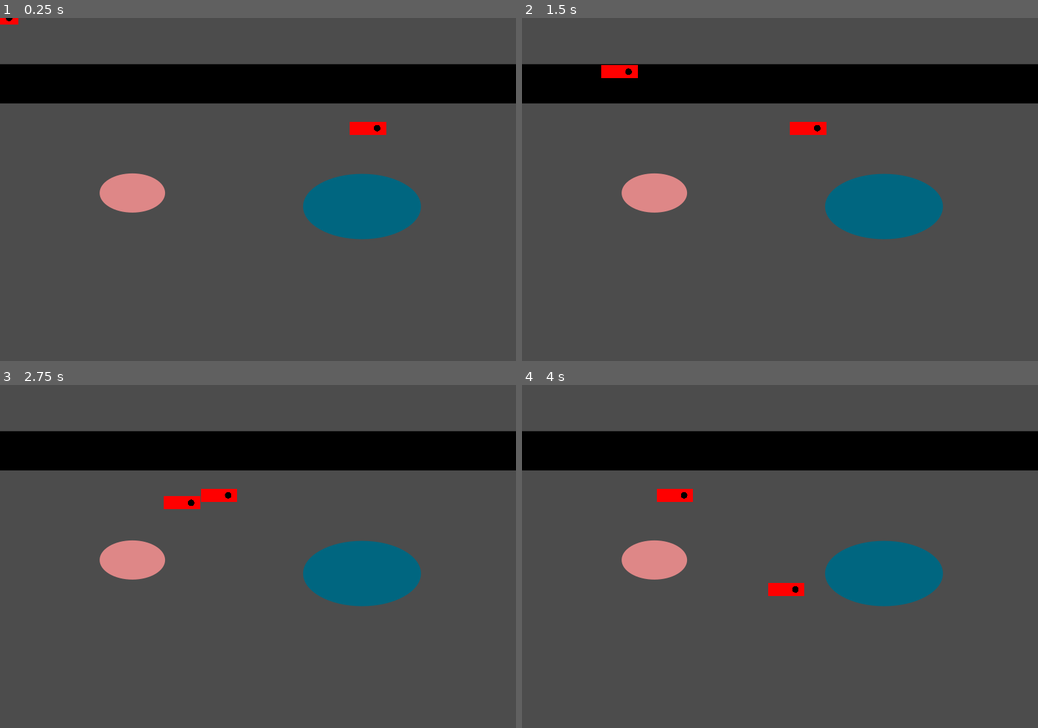
Above: before the commit, frames 1-4 (two rows, left to right).
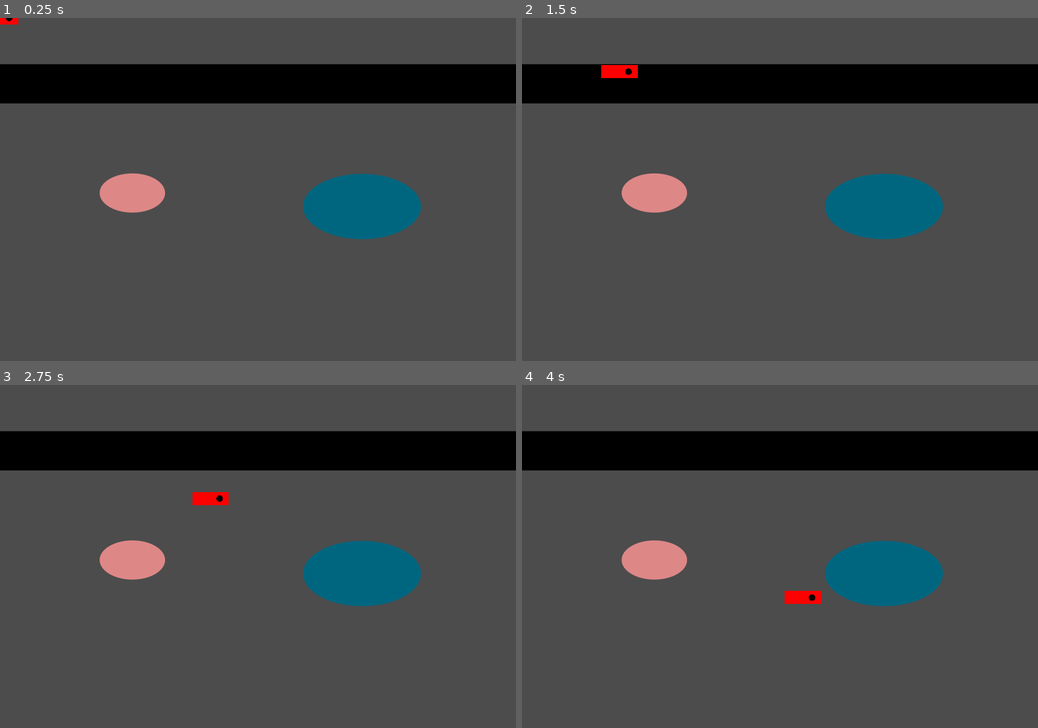
Above: after the commit, the same moments.

Repository: the-g-force/FamJam-June2020
Game: Godot game, scene res://src/Aquarium.tscn
Same seed, same stepped clock (60 frames per second), same inputs: the game is played once before the commit and once after it.
Inputs (mouse positions are in pixels of both pictures, inside the frame that each line leads up to):
- Up to frame 1 (0.25 s): no input
- Up to frame 2 (1.5 s): move the mouse to (893, 172) at 0.52 s; click (893, 172) at 0.6 s; move the mouse to (676, 206) at 1.27 s; click (676, 206) at 1.35 s
- Up to frame 3 (2.75 s): move the mouse to (309, 481) at 2.02 s; click (309, 481) at 2.1 s
- Up to frame 4 (4 s): move the mouse to (754, 625) at 2.77 s; click (754, 625) at 2.85 s; move the mouse to (934, 607) at 3.52 s; click (934, 607) at 3.6 s

The runs differ from the first frame. In frame 1, 0.3% of the frame differs, in the area x 67-75%, y 30-35%; in frame 2, 0.3%; in frame 3, 0.5%; in frame 4, 0.7%, in the area x 26-58%, y 30-64%.
Error after the commit: Parse Error: Variable "CollisionShape2D" shadows a native class. (res://src/FoodFlake.gd:6)

Commit message:
Add EnemyFish follow FoodFlake

Diff:
--- a/project/project.godot
+++ b/project/project.godot
@@ -13,9 +13,15 @@
 "class": "Fish",
 "language": "GDScript",
 "path": "res://src/Fish.gd"
+}, {
+"base": "KinematicBody2D",
+"class": "FoodFlake",
+"language": "GDScript",
+"path": "res://src/FoodFlake.gd"
 } ]
 _global_script_class_icons={
-"Fish": ""
+"Fish": "",
+"FoodFlake": ""
 }
 
 [application]
--- a/project/src/Aquarium.tscn
+++ b/project/src/Aquarium.tscn
@@ -1,9 +1,10 @@
-[gd_scene load_steps=5 format=2]
+[gd_scene load_steps=6 format=2]
 
 [ext_resource path="res://src/PlayerFish.tscn" type="PackedScene" id=1]
 [ext_resource path="res://src/Aquarium.gd" type="Script" id=2]
 [ext_resource path="res://assets/aquarium.png" type="Texture" id=3]
 [ext_resource path="res://src/EnemyFish.tscn" type="PackedScene" id=4]
+[ext_resource path="res://src/FoodFlake.tscn" type="PackedScene" id=5]
 
 [node name="Aquarium" type="Node2D"]
 script = ExtResource( 2 )
@@ -16,3 +17,6 @@
 
 [node name="SampleEnemy" parent="." instance=ExtResource( 4 )]
 position = Vector2( 583.603, 168.687 )
+
+[node name="FoodFlake" parent="." instance=ExtResource( 5 )]
+position = Vector2( 445.322, 105.926 )
--- a/project/src/EnemyFish.gd
+++ b/project/src/EnemyFish.gd
@@ -4,11 +4,21 @@
 export var max_x := 500
 export var speed := 100.0
 
+var target = null
 var _direction := Vector2(1,0)
 
 func _process(delta):
-	var _error = move_and_collide(_direction * speed * delta)
-	if get_global_transform().origin.x >= max_x:
-		_direction = Vector2(-1,0)
-	if get_global_transform().origin.x <= min_x:
-		_direction = Vector2(1,0)
+	if target == null:
+		if get_global_transform().origin.x >= max_x:
+			_direction = Vector2(-1,0)
+		if get_global_transform().origin.x <= min_x:
+			_direction = Vector2(1,0)
+	else:
+		_direction = target.get_global_transform().origin - get_global_transform().origin
+	var _error = move_and_collide(_direction.normalized()*speed*delta)
+
+
+func _on_Area2D_body_entered(body):
+	if body is FoodFlake:
+		print("Yay")
+		target = body
--- a/project/src/EnemyFish.tscn
+++ b/project/src/EnemyFish.tscn
@@ -1,7 +1,16 @@
-[gd_scene load_steps=3 format=2]
+[gd_scene load_steps=4 format=2]
 
 [ext_resource path="res://src/Fish.tscn" type="PackedScene" id=1]
 [ext_resource path="res://src/EnemyFish.gd" type="Script" id=2]
 
+[sub_resource type="CircleShape2D" id=1]
+radius = 134.582
+
 [node name="Fish" instance=ExtResource( 1 )]
 script = ExtResource( 2 )
+
+[node name="Area2D" type="Area2D" parent="." index="1"]
+
+[node name="CollisionShape2D" type="CollisionShape2D" parent="Area2D" index="0"]
+shape = SubResource( 1 )
+[connection signal="body_entered" from="Area2D" to="." method="_on_Area2D_body_entered"]
--- a/project/src/FoodFlake.gd
+++ b/project/src/FoodFlake.gd
@@ -1,4 +1,5 @@
 extends KinematicBody2D
+class_name FoodFlake
 
 export var fall_speed := 50
 
